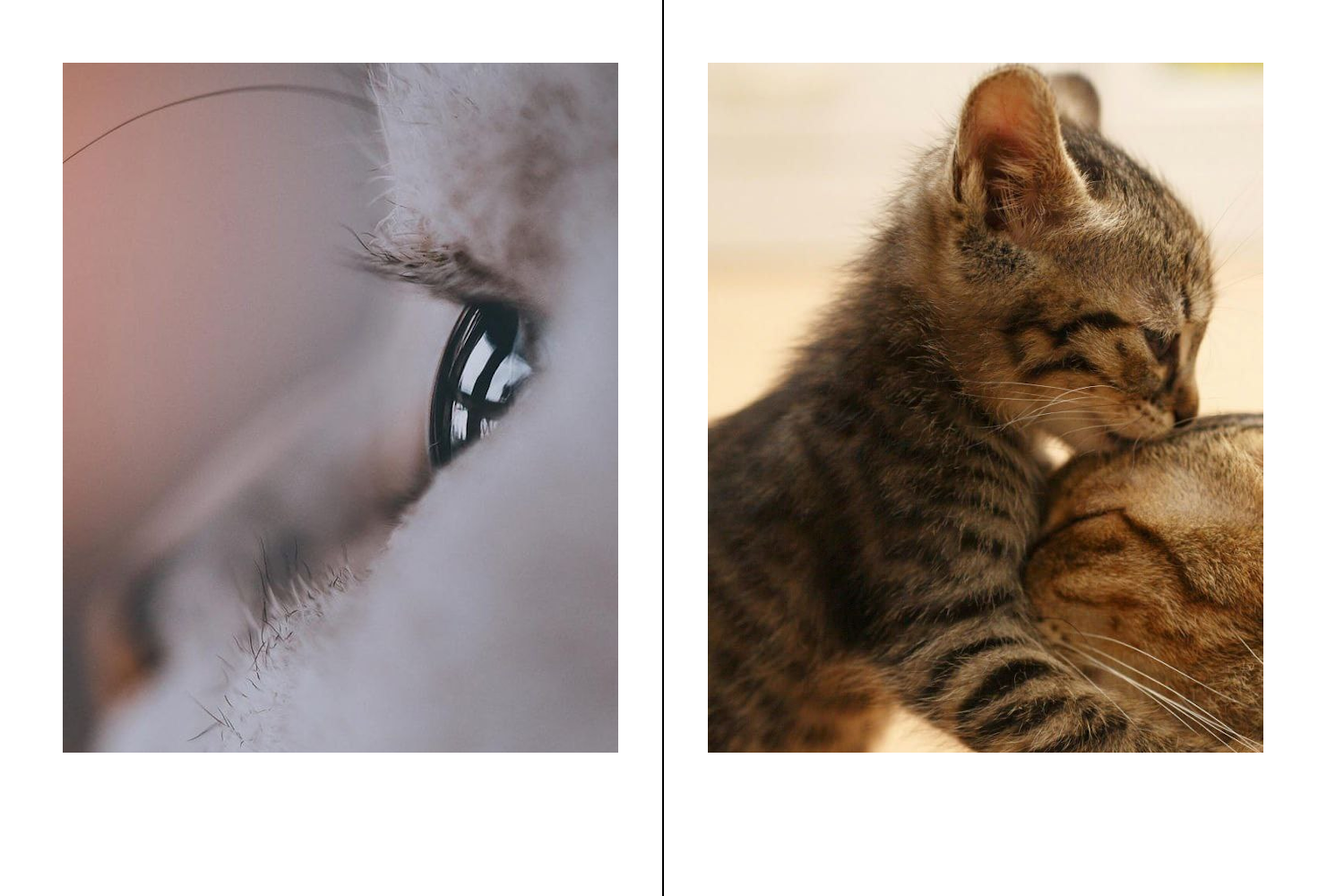
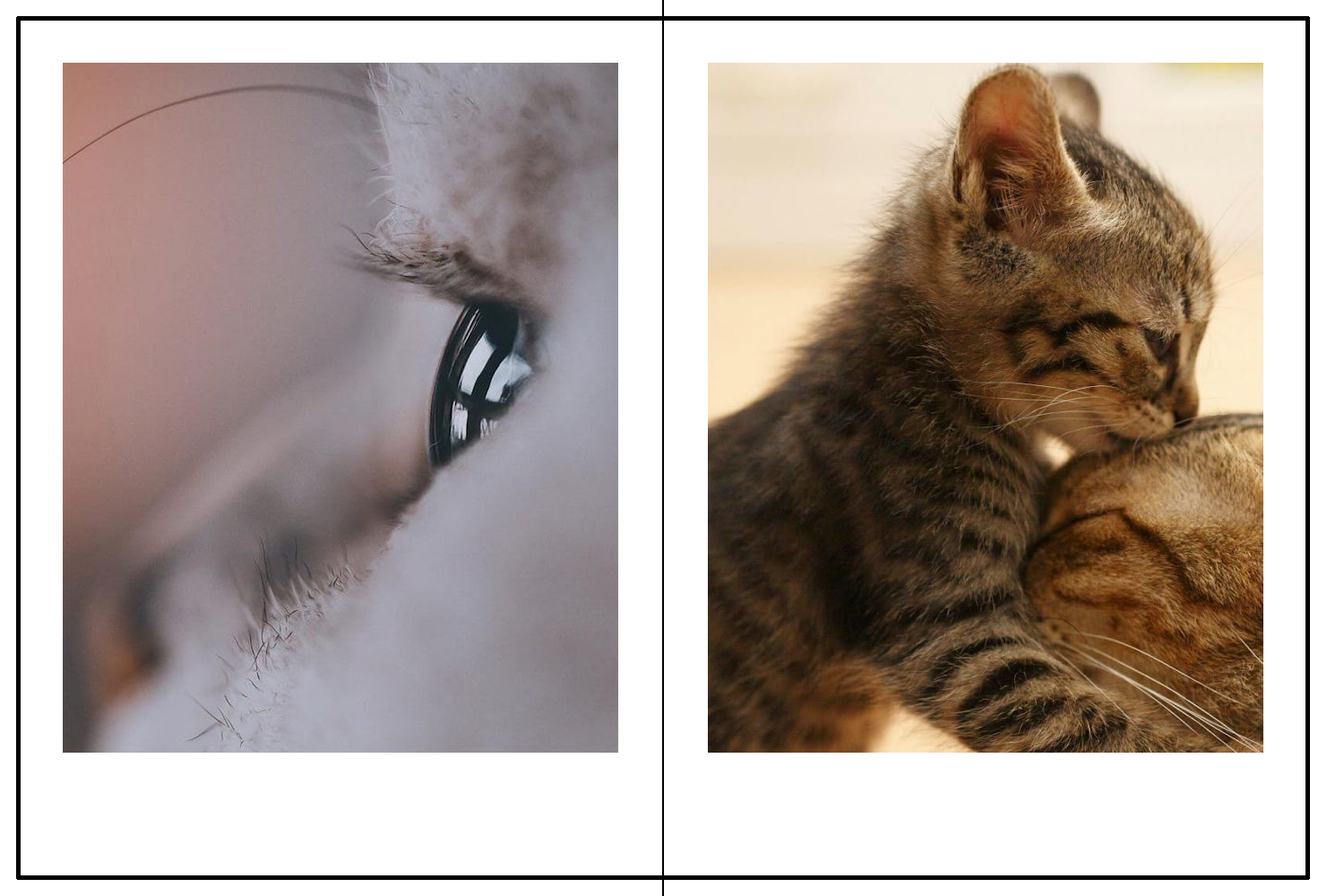
Before/after of a 1344px x 896px layered artwork. What changed in the layer stack:
painted on "Layer #1" over [16, 16, 1310, 880]
